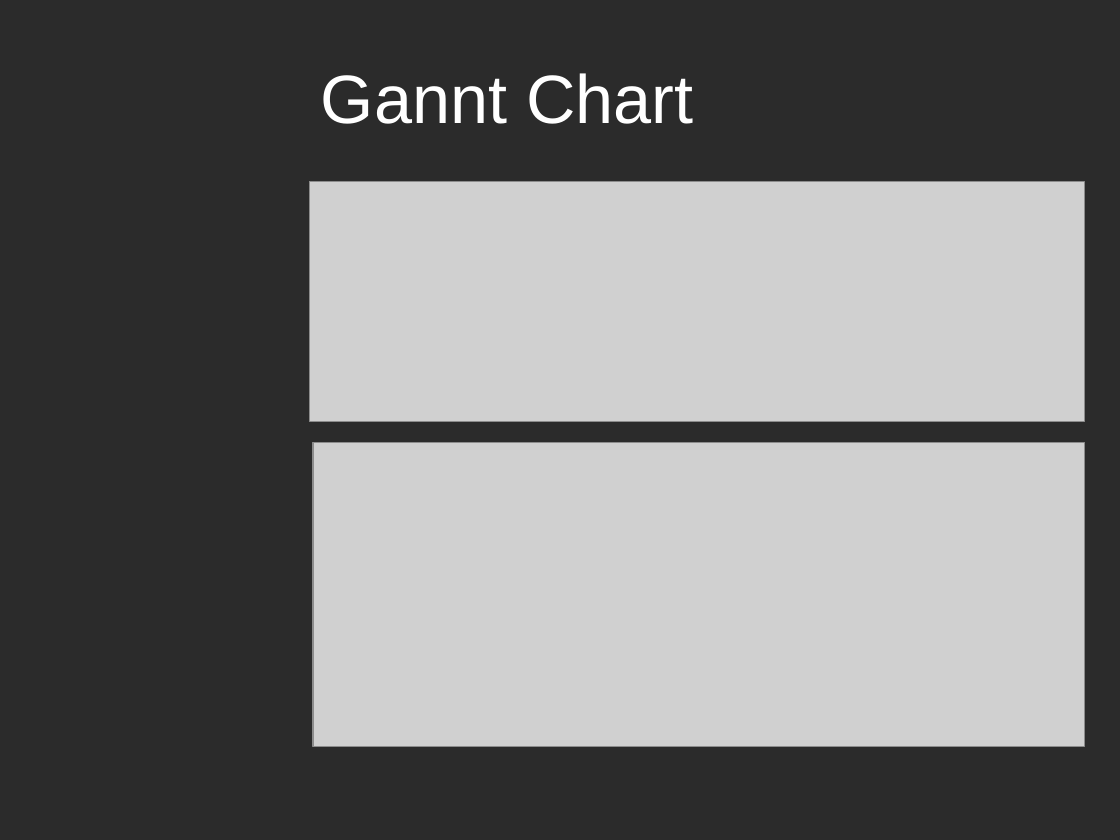
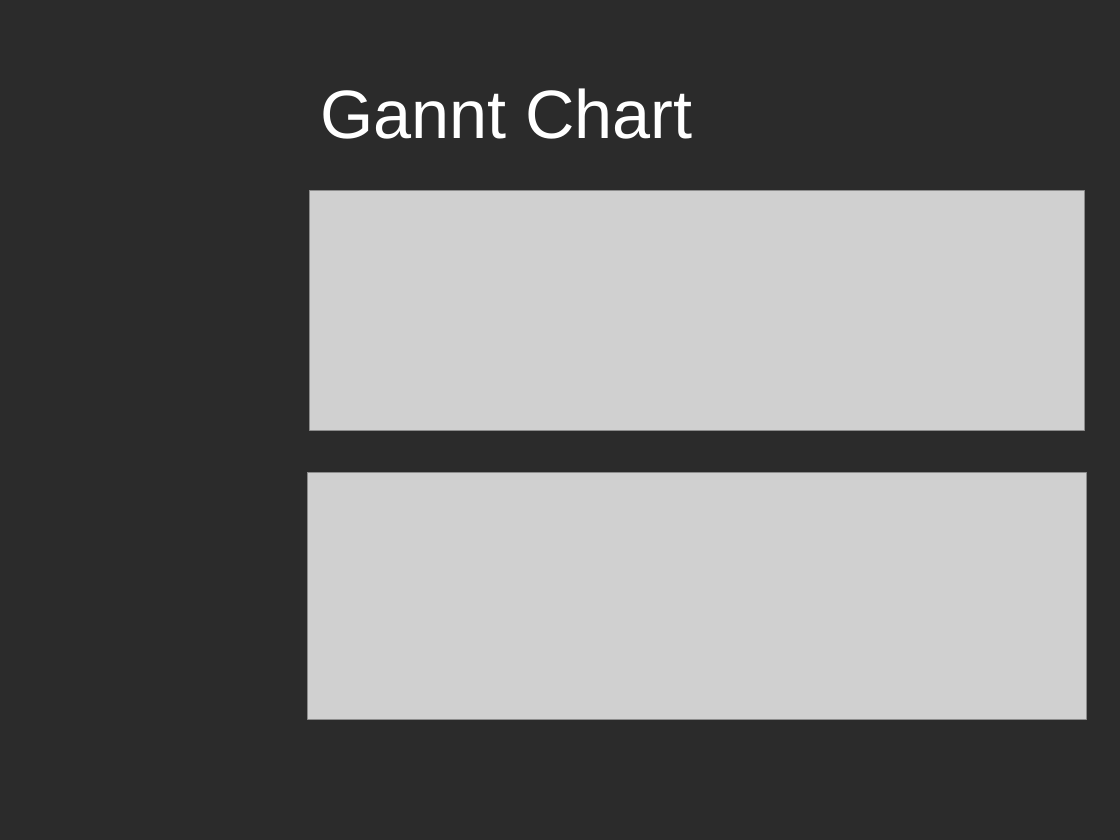
Before and after one commit to fighteriris/512_Final, a slide deck: slide 9 of 512副本.pptx. Drawn at 1120x840 pixels with LibreOffice and Linux fonts; fonts in the diff are those of the drawing; grey boxes stand for pictures; background and template pictures are left out; a plain dark background stands for a picture behind light text. Boxes give left, top, right and bottom in pixels: in the first picture for what was removed or moved away, otherwise in the second. Text is boxed around its words. In the diff, an @@ line names an element or a change of style, - is before the commit and + after.

Commit message:
update final ppt of we 3

```diff
--- a/512副本.pptx
+++ b/512副本.pptx
@@ title "Gannt Chart": place and size @@
-title "Gannt Chart" at bbox=[321, 73, 693, 124]
+title "Gannt Chart" at bbox=[320, 88, 692, 139]
@@ picture: place and size @@
-picture at bbox=[309, 181, 1084, 421]
+picture at bbox=[309, 190, 1084, 430]
@@ picture: place and size @@
-picture at bbox=[314, 442, 1085, 746]
+picture at bbox=[308, 473, 1086, 719]
```
Also in this commit, not shown: 4 other slides changed.
